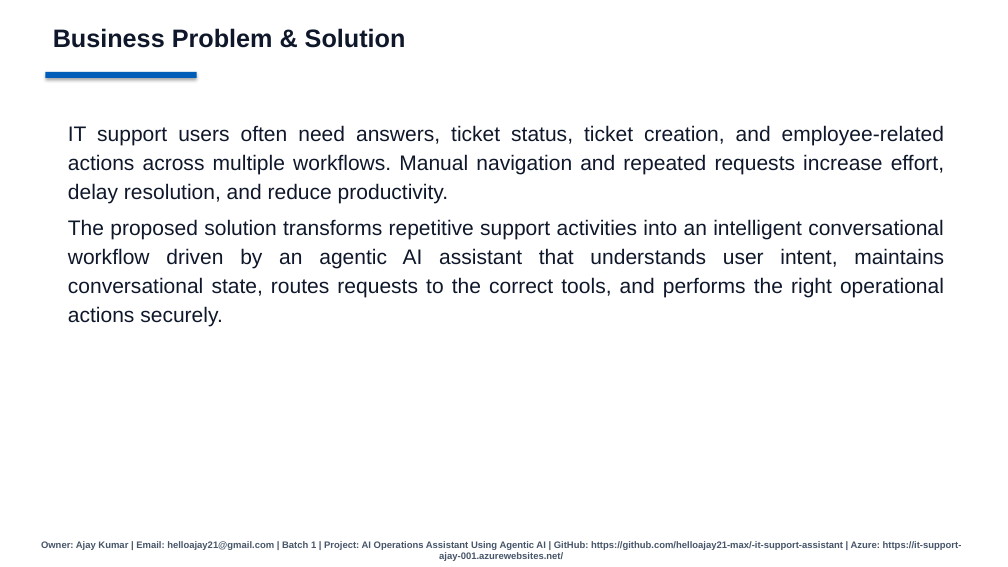
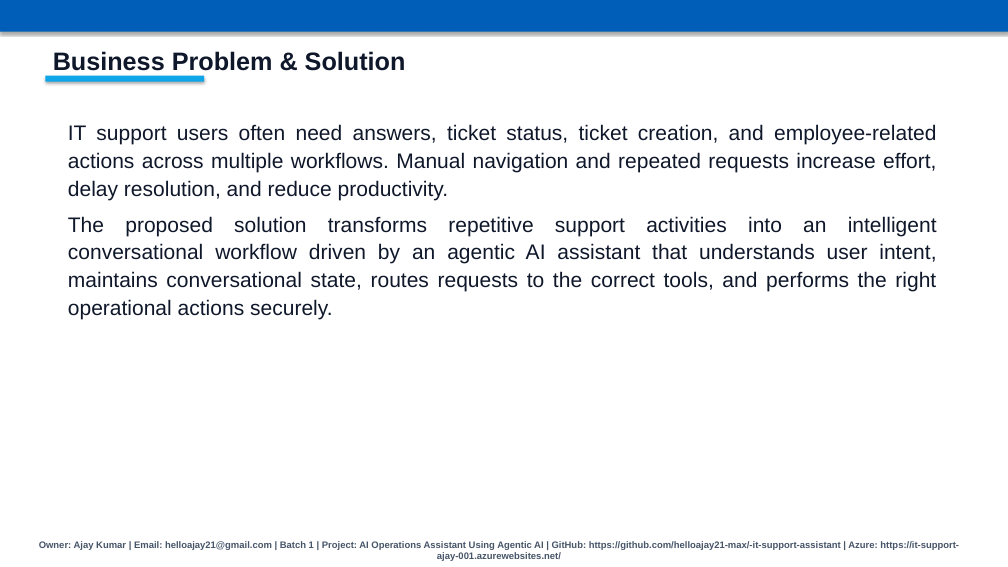
Before and after one commit to helloajay21-max/-it-support-assistant, a slide deck: slide 2 of AI_Operations_Assistant_Presentation.pptx. Drawn at 1008x567 pixels with LibreOffice and Linux fonts; fonts in the diff are those of the drawing. Boxes give left, top, right and bottom in pixels: in the first picture for what was removed or moved away, otherwise in the second. Text is boxed around its words. In the diff, an @@ line names an element or a change of style, - is before the commit and + after.

```diff
--- a/AI_Operations_Assistant_Presentation.pptx
+++ b/AI_Operations_Assistant_Presentation.pptx
@@ rectangle added at bbox=[0, 0, 1008, 32], fill #005EB8 @@
@@ text "Business Problem & Solution" rewrapped from bbox=[53, 28, 406, 48] to bbox=[53, 51, 406, 76] @@
@@ rectangle: place and size @@
-rectangle at bbox=[45, 72, 197, 78]
+rectangle at bbox=[45, 76, 204, 82]
@@ rectangle at bbox=[45, 76, 204, 82]: fill #005EB8 to #0EA5E9 @@
@@ text "IT support users often need ..." at bbox=[68, 124, 937, 319]: line spacing 1.15 to 1.1; more space between paragraphs @@
```
Also in this commit, not shown: 5 other slides changed, 1 slide added, 1 slide removed.
